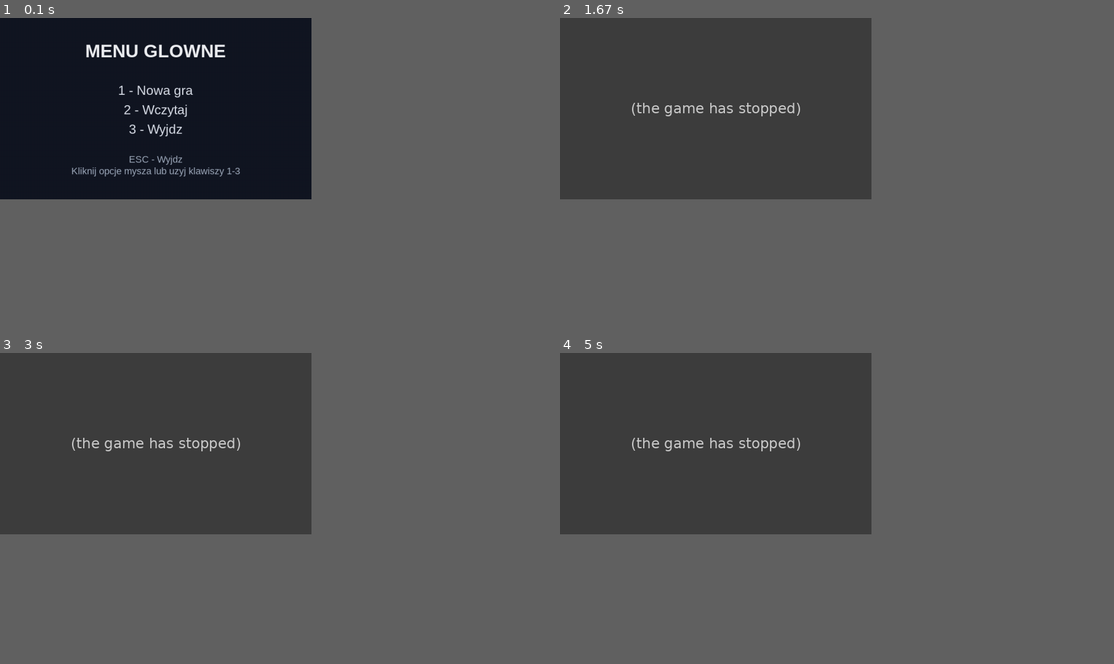
Above: before the commit, frames 1-4 (two rows, left to right).
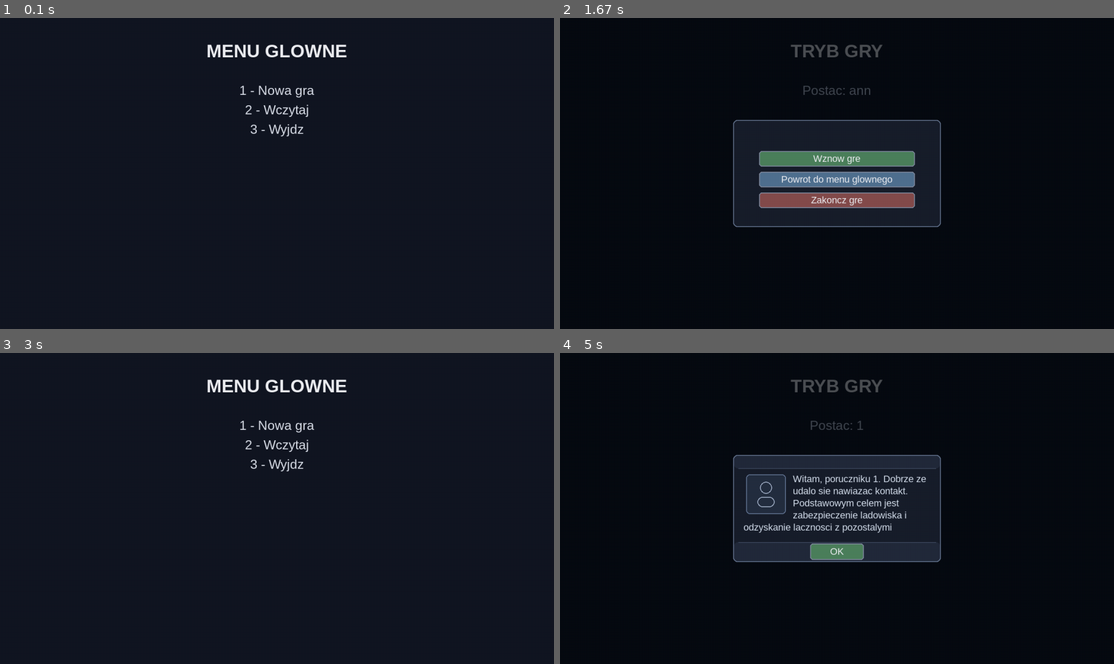
Above: after the commit, the same moments.

Repository: Krawiec101/ZombieGame
Game: pygame game, started from src/main.py
Same seed, same stepped clock (60 frames per second), same inputs: the game is played once before the commit and once after it.
Inputs:
- Up to frame 1 (0.1 s): no input
- Up to frame 2 (1.67 s): tap 1 at 0.33 s; type "ann" at 0.67 s; tap Enter at 1 s; click "OK" at 1.27 s; tap Esc at 1.55 s
- Up to frame 3 (3 s): tap 1 at 1.88 s; tap Esc at 2.22 s; hold 2 from 2.55 s (still down)
- Up to frame 4 (5 s): release 2 at 3.02 s; click "1 - Nowa gra" at 3.15 s; tap 1 at 3.43 s; click "OK" at 4.92 s
In our replay, the window is 506x295 before the commit and 900x506 after it. These sizes can differ from the game's own. Grey fills any space a smaller window leaves; there, only what the larger window draws over its background counts as a difference.

The runs differ from the first frame. In frame 1, 2.3% of the frame differs, in the area x 13-63%, y 8-51%; in frame 2, 38%; in frame 3, 33%; in frame 4, 38%, in the area x 0-69%, y 0-68%.
Before the commit the program exited at 1.57 s; later frames show no game.

Commit message:
Add contextmenu

Diff:
--- a/src/app/app.py
+++ b/src/app/app.py
@@ -8,7 +8,7 @@
     )
     from contracts.main_menu_view import MainMenuView
     from core.main_menu import handle_main_menu_ui_event
-    from ui.main_menu import create_view
+    from ui.menus.main_menu import create_view
 except ModuleNotFoundError:
     from src.contracts.events import (
         DomainEvent,
@@ -17,7 +17,7 @@
     )
     from src.contracts.main_menu_view import MainMenuView
     from src.core.main_menu import handle_main_menu_ui_event
-    from src.ui.main_menu import create_view
+    from src.ui.menus.main_menu import create_view
 
 
 def route_domain_event(event: DomainEvent) -> bool:
--- /dev/null
+++ b/src/ui/game_views/__init__.py
@@ -0,0 +1 @@
+from __future__ import annotations
--- /dev/null
+++ b/src/ui/game_views/pygame_game_view.py
@@ -0,0 +1,48 @@
+from __future__ import annotations
+
+from typing import Any
+
+try:
+    from ui.i18n import text
+except ModuleNotFoundError:
+    from src.ui.i18n import text
+
+
+class PygameGameView:
+    def __init__(
+        self,
+        *,
+        pygame_module: Any,
+        screen: Any,
+        font_title: Any,
+        font_menu: Any,
+        font_hint: Any,
+    ) -> None:
+        self._pygame = pygame_module
+        self._screen = screen
+        self._font_title = font_title
+        self._font_menu = font_menu
+        self._font_hint = font_hint
+
+    def render(self, *, character_name: str, show_running_hint: bool) -> None:
+        _ = show_running_hint
+        self._screen.fill((14, 18, 28))
+        self._draw_text(text("game.mode.title"), self._font_title, (233, 236, 240), 52)
+        if character_name:
+            self._draw_text(
+                text("game.character.label", character_name=character_name),
+                self._font_menu,
+                (198, 210, 228),
+                150,
+            )
+
+    def _draw_text(
+        self,
+        message: str,
+        font: Any,
+        color: tuple[int, int, int],
+        y: int,
+    ) -> None:
+        surface = font.render(message, True, color)
+        x = (self._screen.get_width() - surface.get_width()) // 2
+        self._screen.blit(surface, (x, y))
--- a/src/ui/locales/pl.json
+++ b/src/ui/locales/pl.json
@@ -6,7 +6,12 @@
   "flow.load_game.stub": "Szkic: przejscie do wczytania gry",
   "flow.new_game.stub": "Szkic: przejscie do nowej gry",
   "game.character.label": "Postac: {character_name}",
-  "game.hint.running": "Jestes juz w grze. ESC konczy aplikacje.",
+  "game.context_menu.hint.toggle": "ESC lub Wroc do gry zamyka menu",
+  "game.context_menu.option.exit_game": "Zakoncz gre",
+  "game.context_menu.option.main_menu": "Powrot do menu glownego",
+  "game.context_menu.option.resume": "Wznow gre",
+  "game.context_menu.title": "MENU KONTEXTOWE",
+  "game.hint.running": "Jestes juz w grze. ESC otwiera menu kontekstowe.",
   "game.mode.title": "TRYB GRY",
   "main_menu.error.invalid_choice_retry": "Niepoprawny wybor. Sprobuj ponownie.",
   "main_menu.hint.esc_exit": "ESC - Wyjdz",
--- /dev/null
+++ b/src/ui/menus/__init__.py
@@ -0,0 +1 @@
+from __future__ import annotations
--- a/src/ui/main_menu.py
+++ b/src/ui/menus/main_menu.py
@@ -3,10 +3,10 @@
 import os
 
 try:
-    from ui.console_main_menu_view import ConsoleMainMenuView
+    from ui.menus.console_main_menu_view import ConsoleMainMenuView
     from contracts.main_menu_view import MainMenuView
 except ModuleNotFoundError:
-    from src.ui.console_main_menu_view import ConsoleMainMenuView
+    from src.ui.menus.console_main_menu_view import ConsoleMainMenuView
     from src.contracts.main_menu_view import MainMenuView
 
 
@@ -19,9 +19,9 @@
 
     try:
         try:
-            from ui.pygame_main_menu_view import PygameMainMenuView
+            from ui.menus.pygame_main_menu_view import PygameMainMenuView
         except ModuleNotFoundError:
-            from src.ui.pygame_main_menu_view import PygameMainMenuView
+            from src.ui.menus.pygame_main_menu_view import PygameMainMenuView
 
         return PygameMainMenuView()
     except ImportError:
--- a/src/ui/pygame_main_menu_view.py
+++ b/src/ui/menus/pygame_main_menu_view.py
@@ -14,6 +14,7 @@
         UIEvent,
     )
     from ui.i18n import text
+    from ui.game_views.pygame_game_view import PygameGameView
 except ModuleNotFoundError:
     from src.contracts.events import (
         DomainEvent,
@@ -26,6 +27,7 @@
         UIEvent,
     )
     from src.ui.i18n import text
+    from src.ui.game_views.pygame_game_view import PygameGameView
 
 
 _MENU_OPTION_LABEL_KEYS = {
@@ -33,6 +35,8 @@
     "2": "main_menu.option.load_game",
     "3": "main_menu.option.exit",
 }
+_WINDOWED_FALLBACK_SIZE = (1280, 720)
+_MODAL_SHELL_SIZE = (480, 248)
 
 
 class PygameMainMenuView:
@@ -43,20 +47,35 @@
         pygame = self._pygame
 
         pygame.init()
-        self._screen = pygame.display.set_mode((720, 420))
+        self._screen = self._create_screen()
         pygame.display.set_caption(text("app.window.caption"))
         self._clock = pygame.time.Clock()
         self._font_title = pygame.font.SysFont("arial", 42, bold=True)
         self._font_menu = pygame.font.SysFont("arial", 30)
         self._font_hint = pygame.font.SysFont("arial", 22)
+        self._game_view = PygameGameView(
+            pygame_module=pygame,
+            screen=self._screen,
+            font_title=self._font_title,
+            font_menu=self._font_menu,
+            font_hint=self._font_hint,
+        )
         self._last_hint: str | None = None
         self._menu_hitboxes: dict[str, Any] = {}
+        self._context_menu_hitboxes: dict[str, Any] = {}
         self._modal_ok_hitbox: Any | None = None
         self._mode = "menu"
         self._character_name = ""
         self._character_name_input = ""
         self._closed = False
 
+    def _create_screen(self) -> Any:
+        pygame = self._pygame
+        try:
+            return pygame.display.set_mode((0, 0), pygame.FULLSCREEN)
+        except Exception:
+            return pygame.display.set_mode(_WINDOWED_FALLBACK_SIZE)
+
     def render(self) -> None:
         if self._mode == "menu":
             self._render_menu()
@@ -67,6 +86,8 @@
             self._render_name_modal()
         elif self._mode == "welcome_modal":
             self._render_welcome_modal()
+        elif self._mode == "game_context_menu":
+            self._render_game_context_menu()
 
         self._pygame.display.flip()
 
@@ -86,6 +107,8 @@
                 self._handle_welcome_modal_event(pygame_event, events)
             elif self._mode == "game":
                 self._handle_game_event(pygame_event, events)
+            elif self._mode == "game_context_menu":
+                self._handle_game_context_menu_event(pygame_event, events)
 
         self._clock.tick(60)
         return events
@@ -95,6 +118,7 @@
             self._character_name = ""
             self._character_name_input = ""
             self._modal_ok_hitbox = None
+            self._context_menu_hitboxes = {}
             self._last_hint = None
             self._mode = "name_modal"
         elif isinstance(event, LoadGameFlowRouted):
@@ -136,34 +160,33 @@
                 240,
             ),
         }
-        self._draw_text(text("main_menu.hint.esc_exit"), self._font_hint, (160, 172, 190), 315)
-        self._draw_text(
-            text("main_menu.hint.mouse_or_keys"),
-            self._font_hint,
-            (160, 172, 190),
-            342,
-        )
-        if self._last_hint:
-            self._draw_text(self._last_hint, self._font_hint, (255, 120, 120), 380)
 
     def _render_game(self) -> None:
-        self._screen.fill((14, 18, 28))
         self._menu_hitboxes = {}
-        self._draw_text(text("game.mode.title"), self._font_title, (233, 236, 240), 52)
-        if self._character_name:
-            self._draw_text(
-                text("game.character.label", character_name=self._character_name),
-                self._font_menu,
-                (198, 210, 228),
-                150,
-            )
-        if self._mode == "game":
-            self._draw_text(
-                text("game.hint.running"),
-                self._font_hint,
-                (160, 172, 190),
-                315,
-            )
+        self._game_view.render(
+            character_name=self._character_name,
+            show_running_hint=self._mode == "game",
+        )
+
+    def _render_game_context_menu(self) -> None:
+        pygame = self._pygame
+        modal_rect = self._draw_modal_shell("")
+        self._context_menu_hitboxes = {}
+        button_width = modal_rect.width - 120
+        button_height = 36
+        button_x = modal_rect.left + 60
+        buttons = [
+            ("resume", text("game.context_menu.option.resume"), (76, 128, 92)),
+            ("to_menu", text("game.context_menu.option.main_menu"), (80, 112, 144)),
+            ("exit", text("game.context_menu.option.exit_game"), (132, 76, 76)),
+        ]
+        for index, (action, label, fill_color) in enumerate(buttons):
+            y = modal_rect.top + 72 + index * 48
+            button_rect = pygame.Rect(button_x, y, button_width, button_height)
+            pygame.draw.rect(self._screen, fill_color, button_rect, border_radius=6)
+            pygame.draw.rect(self._screen, (128, 138, 158), button_rect, 2, border_radius=6)
+            self._draw_text_in_rect(label, self._font_hint, (238, 239, 243), button_rect)
+            self._context_menu_hitboxes[action] = button_rect
 
     def _render_name_modal(self) -> None:
         pygame = self._pygame
@@ -204,13 +227,6 @@
         self._draw_text_in_rect(text("modal.button.ok"), self._font_hint, (238, 239, 243), ok_rect)
         self._modal_ok_hitbox = ok_rect
 
-        self._draw_text(
-            text("modal.new_character.confirm_hint"),
-            self._font_hint,
-            (160, 172, 190),
-            modal_rect.bottom - 18,
-        )
-
     def _render_welcome_modal(self) -> None:
         pygame = self._pygame
         modal_rect = self._draw_modal_shell("")
@@ -299,7 +315,11 @@
         overlay.fill((5, 8, 14, 176))
         self._screen.blit(overlay, (0, 0))
 
-        modal_rect = pygame.Rect(120, 88, 480, 248)
+        modal_width, modal_height = _MODAL_SHELL_SIZE
+        screen_width, screen_height = self._screen.get_size()
+        modal_left = max(0, (screen_width - modal_width) // 2)
+        modal_top = max(0, (screen_height - modal_height) // 2)
+        modal_rect = pygame.Rect(modal_left, modal_top, modal_width, modal_height)
         pygame.draw.rect(self._screen, (24, 30, 43), modal_rect, border_radius=10)
         pygame.draw.rect(self._screen, (97, 112, 138), modal_rect, 2, border_radius=10)
         if title:
@@ -324,9 +344,44 @@
             else:
                 self._last_hint = text("main_menu.hint.invalid_choice_keys")
 
-    def _handle_game_event(self, pygame_event: Any, events: list[UIEvent]) -> None:
+    def _handle_game_event(self, pygame_event: Any, _events: list[UIEvent]) -> None:
         pygame = self._pygame
         if pygame_event.type == pygame.KEYDOWN and pygame_event.key == pygame.K_ESCAPE:
+            self._open_game_context_menu()
+
+    def _handle_game_context_menu_event(self, pygame_event: Any, events: list[UIEvent]) -> None:
+        pygame = self._pygame
+        if pygame_event.type == pygame.MOUSEBUTTONDOWN and pygame_event.button == 1:
+            for action, hitbox in self._context_menu_hitboxes.items():
+                if hitbox.collidepoint(pygame_event.pos):
+                    self._handle_context_menu_action(action, events)
+                    break
+            return
+
+        if pygame_event.type != pygame.KEYDOWN:
+            return
+
+        if pygame_event.key == pygame.K_ESCAPE:
+            self._close_game_context_menu()
+            return
+
+        if pygame_event.key in (pygame.K_1, pygame.K_KP1):
+            self._handle_context_menu_action("resume", events)
+            return
+
+        if pygame_event.key in (pygame.K_2, pygame.K_KP2):
+            self._handle_context_menu_action("to_menu", events)
+            return
+
+        if pygame_event.key in (pygame.K_3, pygame.K_KP3):
+            self._handle_context_menu_action("exit", events)
+
+    def _handle_context_menu_action(self, action: str, events: list[UIEvent]) -> None:
+        if action == "resume":
+            self._close_game_context_menu()
+        elif action == "to_menu":
+            self._return_to_main_menu()
+        elif action == "exit":
             events.append(ExitRequested())
 
     def _handle_name_modal_event(self, pygame_event: Any, events: list[UIEvent]) -> None:
@@ -382,7 +437,21 @@
 
     def _enter_game(self) -> None:
         self._modal_ok_hitbox = None
+        self._context_menu_hitboxes = {}
         self._mode = "game"
+
+    def _open_game_context_menu(self) -> None:
+        self._context_menu_hitboxes = {}
+        self._mode = "game_context_menu"
+
+    def _close_game_context_menu(self) -> None:
+        self._context_menu_hitboxes = {}
+        self._mode = "game"
+
+    def _return_to_main_menu(self) -> None:
+        self._context_menu_hitboxes = {}
+        self._modal_ok_hitbox = None
+        self._mode = "menu"
 
     def _has_valid_character_name(self) -> bool:
         return bool(self._character_name_input.strip())
--- a/tests/ui/test_console_main_menu_view.py
+++ b/tests/ui/test_console_main_menu_view.py
@@ -1,7 +1,7 @@
 import pytest
 
 from contracts.events import ExitRequested, LoadGameRequested, NewGameRequested
-from ui.console_main_menu_view import map_choice_to_ui_event
+from ui.menus.console_main_menu_view import map_choice_to_ui_event
 
 
 @pytest.mark.parametrize(
--- a/tests/ui/test_console_main_menu_view_behavior.py
+++ b/tests/ui/test_console_main_menu_view_behavior.py
@@ -4,7 +4,7 @@
 
 import pytest
 
-import ui.console_main_menu_view as console_view_module
+import ui.menus.console_main_menu_view as console_view_module
 from contracts.events import (
     DomainEvent,
     ExitFlowRouted,
--- a/tests/ui/test_main_menu_factory.py
+++ b/tests/ui/test_main_menu_factory.py
@@ -6,7 +6,7 @@
 
 import pytest
 
-from ui import main_menu as main_menu_module
+from ui.menus import main_menu as main_menu_module
 
 
 class DummyConsoleView:
@@ -30,9 +30,9 @@
     monkeypatch.delenv("GAME_USE_CONSOLE_MENU", raising=False)
     monkeypatch.setattr(main_menu_module, "ConsoleMainMenuView", DummyConsoleView)
 
-    fake_pygame_module = ModuleType("ui.pygame_main_menu_view")
+    fake_pygame_module = ModuleType("ui.menus.pygame_main_menu_view")
     fake_pygame_module.PygameMainMenuView = DummyPygameView
-    monkeypatch.setitem(sys.modules, "ui.pygame_main_menu_view", fake_pygame_module)
+    monkeypatch.setitem(sys.modules, "ui.menus.pygame_main_menu_view", fake_pygame_module)
 
     view = main_menu_module.create_view()
 
@@ -54,7 +54,7 @@
         fromlist: tuple[str, ...] = (),
         level: int = 0,
     ) -> object:
-        if name in {"ui.pygame_main_menu_view", "src.ui.pygame_main_menu_view"}:
+        if name in {"ui.menus.pygame_main_menu_view", "src.ui.menus.pygame_main_menu_view"}:
             raise ImportError("pygame unavailable")
         return original_import(name, globals_, locals_, fromlist, level)
 
@@ -75,9 +75,9 @@
         def __init__(self) -> None:
             raise RuntimeError("unexpected init failure")
 
-    fake_pygame_module = ModuleType("ui.pygame_main_menu_view")
+    fake_pygame_module = ModuleType("ui.menus.pygame_main_menu_view")
     fake_pygame_module.PygameMainMenuView = RaisingPygameView
-    monkeypatch.setitem(sys.modules, "ui.pygame_main_menu_view", fake_pygame_module)
+    monkeypatch.setitem(sys.modules, "ui.menus.pygame_main_menu_view", fake_pygame_module)
 
     view = main_menu_module.create_view()
 
--- a/tests/ui/test_pygame_main_menu_view_state.py
+++ b/tests/ui/test_pygame_main_menu_view_state.py
@@ -5,7 +5,7 @@
 
 import pytest
 
-import ui.pygame_main_menu_view as pygame_view_module
+import ui.menus.pygame_main_menu_view as pygame_view_module
 from contracts.events import (
     ExitFlowRouted,
     ExitRequested,
@@ -37,8 +37,10 @@
         self._screen = screen
         self.caption: str | None = None
         self.flip_calls = 0
-
-    def set_mode(self, _size: tuple[int, int]) -> object:
+        self.set_mode_calls: list[tuple[tuple[int, int], int]] = []
+
+    def set_mode(self, size: tuple[int, int], flags: int = 0) -> object:
+        self.set_mode_calls.append((size, flags))
         return self._screen
 
     def set_caption(self, caption: str) -> None:
@@ -198,6 +200,7 @@
     K_KP_ENTER = 19
     K_BACKSPACE = 20
     SRCALPHA = 100
+    FULLSCREEN = 101
 
     def __init__(self) -> None:
         super().__init__("pygame")
@@ -234,6 +237,14 @@
 
 def _event(event_type: int, **kwargs: object) -> SimpleNamespace:
     return SimpleNamespace(type=event_type, **kwargs)
+
+
+def _blitted_texts(fake_pygame: _FakePygame) -> list[str]:
+    return [
+        surface._text
+        for surface, _position in fake_pygame._screen.blit_calls
+        if hasattr(surface, "_text")
+    ]
 
 
 @pytest.fixture
@@ -273,6 +284,12 @@
     assert fake_pygame._clock.ticks == [60]
 
 
+def test_view_init_prefers_fullscreen_mode(pygame_view) -> None:
+    _view, fake_pygame = pygame_view
+
+    assert fake_pygame.display.set_mode_calls[0] == ((0, 0), fake_pygame.FULLSCREEN)
+
+
 def test_poll_ui_events_sets_hint_for_unknown_menu_key(pygame_view) -> None:
     view, fake_pygame = pygame_view
     view._mode = "menu"
@@ -358,10 +375,57 @@
     assert view._mode == "game"
 
 
-def test_poll_ui_events_game_mode_escape_requests_exit(pygame_view) -> None:
+def test_poll_ui_events_game_mode_escape_opens_context_menu(pygame_view) -> None:
     view, fake_pygame = pygame_view
     view._mode = "game"
     fake_pygame.event.queue = [_event(fake_pygame.KEYDOWN, key=fake_pygame.K_ESCAPE, unicode="")]
+
+    events = view.poll_ui_events()
+
+    assert events == []
+    assert view._mode == "game_context_menu"
+
+
+def test_poll_ui_events_game_context_menu_escape_returns_to_game(pygame_view) -> None:
+    view, fake_pygame = pygame_view
+    view._mode = "game_context_menu"
+    fake_pygame.event.queue = [_event(fake_pygame.KEYDOWN, key=fake_pygame.K_ESCAPE, unicode="")]
+
+    events = view.poll_ui_events()
+
+    assert events == []
+    assert view._mode == "game"
+
+
+def test_poll_ui_events_game_context_menu_resume_click_returns_to_game(pygame_view) -> None:
+    view, fake_pygame = pygame_view
+    view._mode = "game_context_menu"
+    view._context_menu_hitboxes = {"resume": _AlwaysHitbox()}
+    fake_pygame.event.queue = [_event(fake_pygame.MOUSEBUTTONDOWN, button=1, pos=(20, 20))]
+
+    events = view.poll_ui_events()
+
+    assert events == []
+    assert view._mode == "game"
+
+
+def test_poll_ui_events_game_context_menu_to_menu_click_returns_to_menu(pygame_view) -> None:
+    view, fake_pygame = pygame_view
+    view._mode = "game_context_menu"
+    view._context_menu_hitboxes = {"to_menu": _AlwaysHitbox()}
+    fake_pygame.event.queue = [_event(fake_pygame.MOUSEBUTTONDOWN, button=1, pos=(20, 20))]
+
+    events = view.poll_ui_events()
+
+    assert events == []
+    assert view._mode == "menu"
+
+
+def test_poll_ui_events_game_context_menu_exit_click_requests_exit(pygame_view) -> None:
+    view, fake_pygame = pygame_view
+    view._mode = "game_context_menu"
+    view._context_menu_hitboxes = {"exit": _AlwaysHitbox()}
+    fake_pygame.event.queue = [_event(fake_pygame.MOUSEBUTTONDOWN, button=1, pos=(20, 20))]
 
     events = view.poll_ui_events()
 
@@ -401,7 +465,7 @@
     assert fake_pygame.quit_calls == 1
 
 
-def test_render_menu_draws_items_and_hint_and_flips_display(pygame_view) -> None:
+def test_render_menu_draws_items_and_flips_display(pygame_view) -> None:
     view, fake_pygame = pygame_view
     view._mode = "menu"
     view._last_hint = "hint-text"
@@ -413,6 +477,19 @@
     assert fake_pygame._screen.fill_calls[-1] == (18, 22, 34)
 
 
+def test_render_menu_hides_helper_texts(pygame_view) -> None:
+    view, fake_pygame = pygame_view
+    view._mode = "menu"
+    view._last_hint = "hint-text"
+
+    view.render()
+
+    blitted_texts = _blitted_texts(fake_pygame)
+    assert "main_menu.hint.esc_exit" not in blitted_texts
+    assert "main_menu.hint.mouse_or_keys" not in blitted_texts
+    assert "hint-text" not in blitted_texts
+
+
 def test_render_game_clears_menu_hitboxes_and_draws_game_background(pygame_view) -> None:
     view, fake_pygame = pygame_view
     view._mode = "game"
@@ -424,6 +501,38 @@
     assert view._menu_hitboxes == {}
     assert fake_pygame.display.flip_calls == 1
     assert fake_pygame._screen.fill_calls[-1] == (14, 18, 28)
+
+
+def test_render_game_context_menu_sets_context_actions_and_flips_display(pygame_view) -> None:
+    view, fake_pygame = pygame_view
+    view._mode = "game_context_menu"
+
+    view.render()
+
+    assert fake_pygame.display.flip_calls == 1
+    assert set(view._context_menu_hitboxes) == {"resume", "to_menu", "exit"}
+
+
+def test_render_game_context_menu_centers_modal_on_screen(pygame_view) -> None:
+    view, _fake_pygame = pygame_view
+    view._mode = "game_context_menu"
+
+    view.render()
+
+    resume_hitbox = view._context_menu_hitboxes["resume"]
+    assert resume_hitbox.left == 180
+    assert resume_hitbox.top == 158
+
+
+def test_render_game_context_menu_hides_helper_texts(pygame_view) -> None:
+    view, fake_pygame = pygame_view
+    view._mode = "game_context_menu"
+
+    view.render()
+
+    blitted_texts = _blitted_texts(fake_pygame)
+    assert "game.context_menu.hint.toggle" not in blitted_texts
+    assert "game.context_menu.title" not in blitted_texts
 
 
 def test_render_name_modal_assigns_ok_hitbox_and_draws_overlay(pygame_view) -> None:
@@ -437,6 +546,16 @@
     assert view._modal_ok_hitbox.width == 124
     assert fake_pygame.surfaces
     assert fake_pygame.surfaces[-1].fill_calls[-1] == (5, 8, 14, 176)
+
+
+def test_render_name_modal_hides_helper_texts(pygame_view) -> None:
+    view, fake_pygame = pygame_view
+    view._mode = "name_modal"
+    view._character_name_input = "Ranger"
+
+    view.render()
+
+    assert "modal.new_character.confirm_hint" not in _blitted_texts(fake_pygame)
 
 
 def test_render_welcome_modal_draws_frame_and_sets_ok_hitbox(
Not shown, changed: README.md
Renamed: src/ui/console_main_menu_view.py -> src/ui/menus/console_main_menu_view.py
Not shown, changed: AGENTS.md
